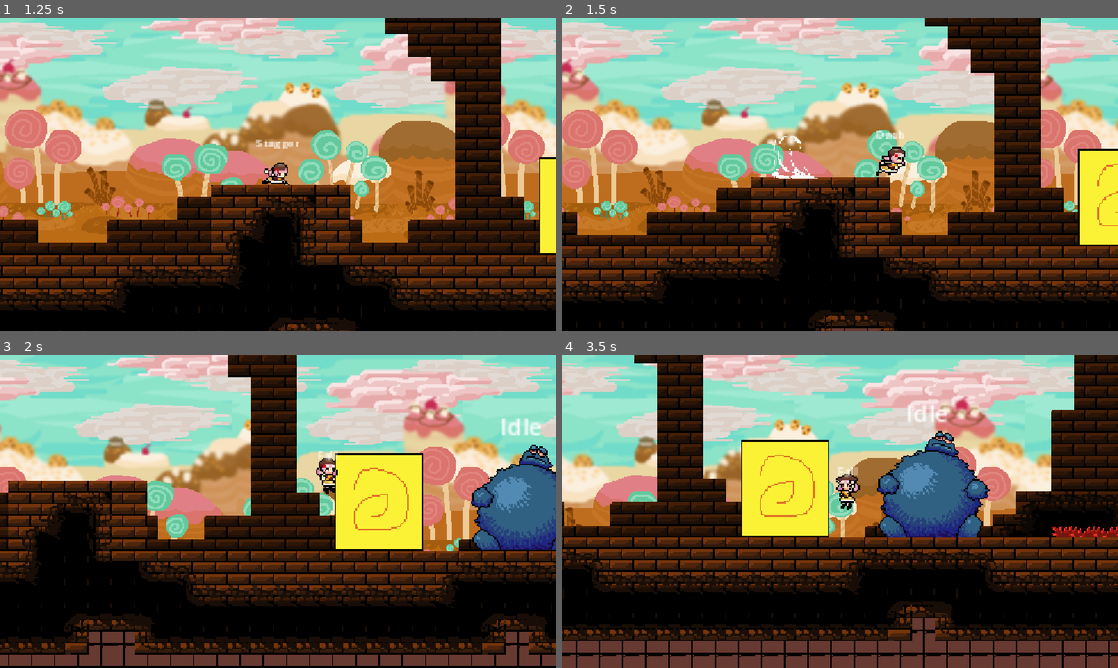
Above: before the commit, frames 1-4 (two rows, left to right).
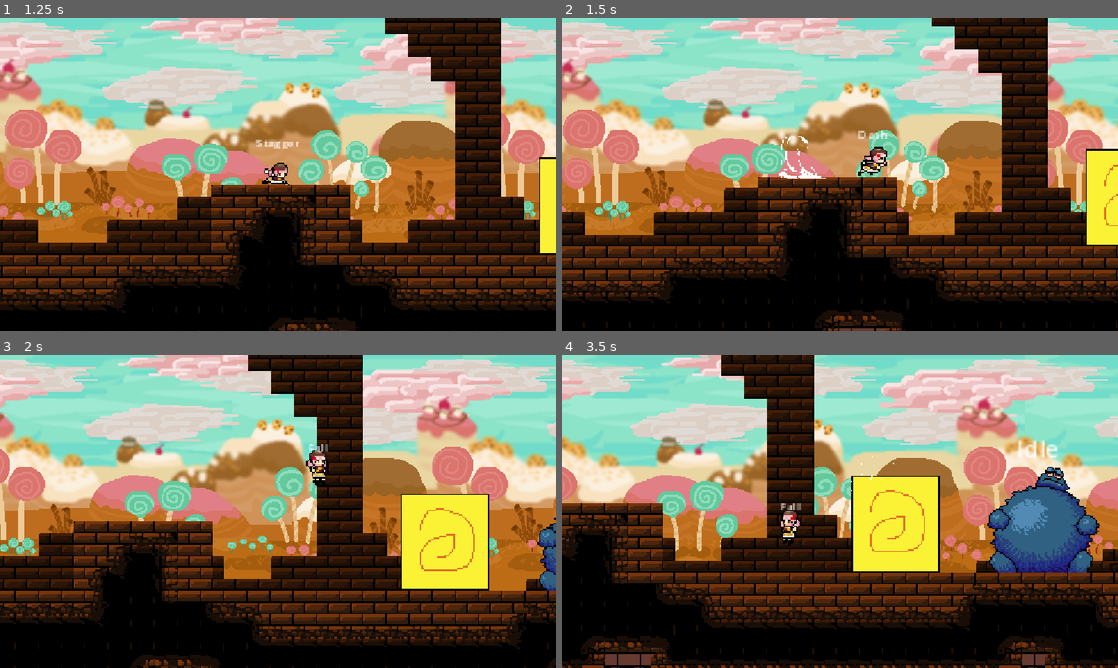
Above: after the commit, the same moments.

Repository: zowlorin/kuki-game
Game: Godot game, scene res://menus/main_menu.tscn
The game is run twice, just before and just after one commit, with the same random seed, the same clock (stepped at 60 frames per second) and the same inputs.
Inputs:
- Up to frame 1 (1.25 s): click "play" at 0.5 s
- Up to frame 2 (1.5 s): tap Enter at 1.25 s; hold D (move_right) from 1.28 s (still down); tap Shift (dash) at 1.35 s
- Up to frame 3 (2 s): keep holding D (move_right); tap Space (jump) at 1.52, 1.55, 1.82 s
- Up to frame 4 (3.5 s): tap Space (jump) at 2.1, 2.27, 2.57, 3.05 s; tap Shift (dash) at 2.3, 2.85 s; release D (move_right) at 2.78 s; hold A (move_left) from 2.78 s (still down)

Frame 1 is identical in both runs. In frame 2, 17% of the frame differs, in the area x 0-100%, y 0-100%; in frame 3, 65%; in frame 4, 70%.

Commit message:
polished handling of horizontal movement

Diff:
--- a/gameplay/player.gd
+++ b/gameplay/player.gd
@@ -42,9 +42,6 @@
 @onready var on_coyote: bool = false
 @onready var can_dash: bool = true
 
-@onready var horizontal_bounce: float = 0.0
-@onready var move_speed: float = 0.0
-@onready var move_dash: float = 0.0
 @onready var prev_direction: float = 1.0
 
 @onready var helpers: Node = $Helpers
@@ -55,8 +52,6 @@
 
 	if abs(move_direction) > 0:
 		prev_direction = move_direction
-
-	velocity.x = move_direction * move_speed + move_dash + horizontal_bounce
 
 	was_on_floor = is_on_floor()
 	move_and_slide()
--- a/states/player_states/bounce_state.gd
+++ b/states/player_states/bounce_state.gd
@@ -15,13 +15,13 @@
 	bounce_frame = Time.get_unix_time_from_system()
 
 func physics_update(_delta: float) -> void:
+	var move_direction = Input.get_axis("move_left", "move_right")
 	var curr_frame = Time.get_unix_time_from_system()
 
 	if (curr_frame - bounce_frame) >= player.bounce_duration or collision == null:
 		state_machine.transition_to("Fall")
 
-	var bounce_speed = collision.get_normal() * (player.bounce_curve.sample((curr_frame - bounce_frame) / player.bounce_duration)) * player.bounce_speed
-	var fall_speed = (1 - (player.fall_curve.sample((curr_frame - bounce_frame) / player.fall_duration))) * player.fall_speed
+	var bounce_vel = collision.get_normal() * (player.bounce_curve.sample((curr_frame - bounce_frame) / player.bounce_duration)) * player.bounce_speed
 
-	player.horizontal_bounce = bounce_speed.x
-	player.velocity.y = bounce_speed.y
+	player.velocity.x = bounce_vel.x + move_direction * player.accel_curve.sample((curr_frame - player.accel_frame) / player.accel_duration) * player.max_speed
+	player.velocity.y = bounce_vel.y
--- a/states/player_states/dash_state.gd
+++ b/states/player_states/dash_state.gd
@@ -24,22 +24,17 @@
 		player.helpers.get_node("DashParticles").emitting = true
 		player.get_node("AnimatedSprite2D").play("air_dash")
 	player.dash_frame = Time.get_unix_time_from_system()
-	print("entered dash")
 
 func exit() -> void:
+	player.velocity.x = 0
 	player.helpers.get_node("DashParticles").emitting = false
 
 func physics_update(_delta: float) -> void:
 	var curr_frame = Time.get_unix_time_from_system()
 	var bouncy_nodes = get_tree().get_nodes_in_group("Bouncy")
 
-	if player.get_last_slide_collision() != null:
-		if bouncy_nodes.has(player.get_last_slide_collision().get_collider()):
-			player.move_dash = 0
-			state_machine.transition_to("Bounce")
-
 	player.get_node("Hurtbox").get_child(0).set_deferred("disabled", true)
-	player.move_dash = player.prev_direction * player.dash_speed
+	player.velocity.x = player.prev_direction * player.dash_speed
 
 	player.helpers.get_node("DashCooldown").wait_time = player.max_dash_cooldown/8
 	if not player.is_on_floor():
@@ -50,8 +45,11 @@
 	player.helpers.get_node("DashInvinciblity").start()
 	player.can_dash = false
 
+	if player.get_last_slide_collision() != null:
+		if bouncy_nodes.has(player.get_last_slide_collision().get_collider()):
+			state_machine.transition_to("Bounce")
+
 	if (curr_frame - player.dash_frame) >= player.dash_duration:
-		player.move_dash = 0
 		state_machine.transition_to("Fall")
 
 	player.fall_frame = player.dash_frame
--- a/states/player_states/fall_state.gd
+++ b/states/player_states/fall_state.gd
@@ -7,20 +7,23 @@
 @onready var input_listener: InputListener = owner.get_node("InputListener")
 @onready var sprite: AnimatedSprite2D = player.get_node("AnimatedSprite2D")
 
-
-@onready var stagger: bool = false
+@onready var bouncing: bool = false
 
 func enter() -> void:
 	sprite.play("fall")
 	player.fall_frame = Time.get_unix_time_from_system()
+	bouncing = false
 
 func physics_update(_delta: float) -> void:
+	var move_direction = Input.get_axis("move_left", "move_right")
 	var bouncy_nodes = get_tree().get_nodes_in_group("Bouncy")
+
 	if player.get_last_slide_collision() != null:
 		if bouncy_nodes.has(player.get_last_slide_collision().get_collider()):
+			bouncing = true
 			state_machine.transition_to("Bounce")
 
-	if player.is_on_floor():
+	if player.is_on_floor() and not bouncing:
 		emit_land_particles()
 		state_machine.transition_to("Stagger")
 	elif player.is_on_floor() and (abs(Input.get_axis("move_left", "move_right")) > 0 or input_listener.get_buffer("MoveLeftBuffer").is_buffered() or input_listener.get_buffer("MoveRightBuffer").is_buffered()):
@@ -36,6 +39,7 @@
 
 	var curr_frame = Time.get_unix_time_from_system()
 
+	player.velocity.x = move_direction * player.accel_curve.sample((curr_frame - player.accel_frame) / player.accel_duration) * player.max_speed
 	player.velocity.y = (1 - (player.fall_curve.sample((curr_frame - player.fall_frame) / player.fall_duration))) * player.fall_speed
 
 func emit_land_particles() -> void:
--- a/states/player_states/jump_state.gd
+++ b/states/player_states/jump_state.gd
@@ -12,10 +12,18 @@
 	player.jump_frame = Time.get_unix_time_from_system()
 
 func exit() -> void:
-	player.velocity.y = 0
+	player.velocity = Vector2.ZERO
 
 func physics_update(_delta: float) -> void:
+	var curr_frame = Time.get_unix_time_from_system()
+	var move_direction = Input.get_axis("move_left", "move_right")
 	var bouncy_nodes = get_tree().get_nodes_in_group("Bouncy")
+
+	player.velocity.y = -(player.jump_curve.sample((curr_frame - player.jump_frame) / player.jump_duration)) * player.jump_speed
+	player.velocity.x = move_direction * player.accel_curve.sample((curr_frame - player.accel_frame) / player.accel_duration) * player.max_speed
+
+	player.on_coyote = false
+	player.helpers.get_node("CoyoteTimer").stop()
 
 	if player.get_last_slide_collision() != null:
 		if bouncy_nodes.has(player.get_last_slide_collision().get_collider()):
@@ -25,16 +33,8 @@
 		input_listener.get_buffer("DashBuffer").consume()
 		state_machine.transition_to("Dash")
 
-	var curr_frame = Time.get_unix_time_from_system()
-
 	if (curr_frame - player.jump_frame) >= player.jump_duration or Input.is_action_just_released("jump"):
 		state_machine.transition_to("Fall")
 
-	player.velocity.y = -(player.jump_curve.sample((curr_frame - player.jump_frame) / player.jump_duration)) * player.jump_speed
-	player.move_speed = player.accel_curve.sample((curr_frame - player.accel_frame) / player.accel_duration) * player.max_speed
-
-	player.on_coyote = false
-	player.helpers.get_node("CoyoteTimer").stop()
-
 func update(_delta: float) -> void:
 	sprite.flip_h = player.prev_direction < 0
--- a/states/player_states/walk_state.gd
+++ b/states/player_states/walk_state.gd
@@ -15,9 +15,15 @@
 	if abs(move_direction) <= 0:
 		player.accel_frame = Time.get_unix_time_from_system()
 
+func exit() -> void:
+	player.velocity.x = 0
+
 func physics_update(_delta: float) -> void:
+	var curr_frame = Time.get_unix_time_from_system()
 	var bouncy_nodes = get_tree().get_nodes_in_group("Bouncy")
 	move_direction = Input.get_axis("move_left", "move_right")
+
+	player.velocity.x = move_direction * player.accel_curve.sample((curr_frame - player.accel_frame) / player.accel_duration) * player.max_speed
 
 	if player.get_last_slide_collision() != null:
 		if bouncy_nodes.has(player.get_last_slide_collision().get_collider()):
@@ -25,18 +31,17 @@
 
 	if (player.is_on_floor() or player.on_coyote) and (Input.is_action_just_pressed("jump") or input_listener.get_buffer("JumpBuffer").is_buffered()):
 		input_listener.get_buffer("JumpBuffer").consume()
+
 		state_machine.transition_to("Jump")
 	elif player.can_dash and (Input.is_action_just_pressed("dash") or input_listener.get_buffer("DashBuffer").is_buffered()):
 		input_listener.get_buffer("DashBuffer").consume()
 		state_machine.transition_to("Dash")
 	elif not player.is_on_floor():
+
 		state_machine.transition_to("Fall")
 	elif abs(move_direction) == 0:
+
 		state_machine.transition_to("Idle")
-
-	var curr_frame = Time.get_unix_time_from_system()
-
-	player.move_speed = player.accel_curve.sample((curr_frame - player.accel_frame) / player.accel_duration) * player.max_speed
 
 func update(_delta: float) -> void:
 	player.get_node("AnimatedSprite2D").flip_h = move_direction < 0
--- a/states/state_machine.gd
+++ b/states/state_machine.gd
@@ -31,7 +31,6 @@
 
 	$Label.text = current_state.name
 
-
 func transition_to(target_state_name: String) -> void:
 	var target_state := get_node_or_null(target_state_name) as State
 	if target_state == null:
